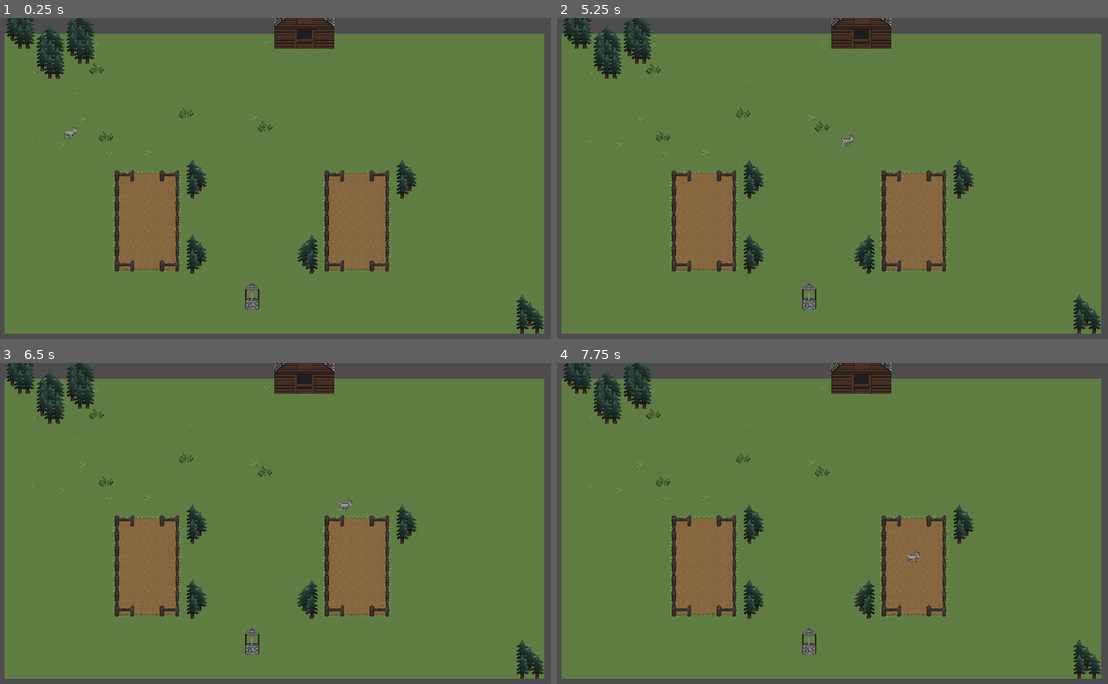
Above: before the commit, frames 1-4 (two rows, left to right).
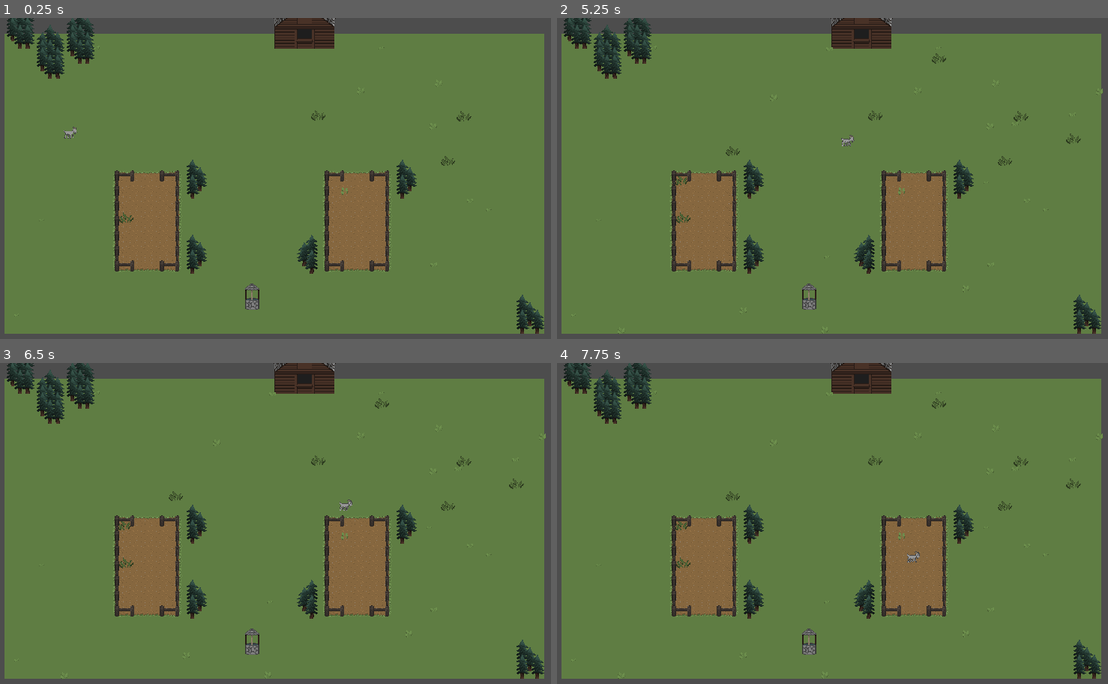
Above: after the commit, the same moments.

Repository: Random7-JF/PirateJam
Game: Godot game, scene res://scenes/world/world.tscn
Same seed, same stepped clock (60 frames per second), same inputs: the game is played once before the commit and once after it.
Inputs:
- Up to frame 1 (0.25 s): no input
- Up to frame 2 (5.25 s): tap Enter at 1.25, 3.5 s; tap Space at 2, 5 s
- Up to frame 3 (6.5 s): no input
- Up to frame 4 (7.75 s): no input

The runs differ from the first frame. In frame 1, 0.3% of the frame differs, in the area x 2-90%, y 7-93%; in frame 2, 0.5%, in the area x 2-100%, y 7-99%; in frame 3, 0.5%; in frame 4, 0.5%.

Commit message:
Weed spawner work, added timer

Diff:
--- a/harvest-havoc/scenes/weed/weed_spawner.gd
+++ b/harvest-havoc/scenes/weed/weed_spawner.gd
@@ -3,20 +3,24 @@
 @export var max_weeds_to_spawn: int = 5
 @export var weed_scene: PackedScene
 @export var tilemap: TileMap
+@export var timer_start: float = 10.0
+
+@onready var timer: Timer = $Timer
 
 var weed_spawn_range: Vector2i
+const TILE_SIZE: int = 32
 
 func _ready():
 	if not weed_scene:
 		printerr("Missing weed_scene")
 		return
+
 	weed_spawn_range = get_spawn_range()
 	spawn_weeds(weed_spawn_range)
 
 func get_spawn_range() -> Vector2i:
 	var rect = tilemap.get_used_rect()
-	var tile_size = tilemap.get_rendering_quadrant_size()
-	return Vector2(rect.end.x * tile_size, rect.end.y * tile_size)
+	return Vector2i(rect.end.x * TILE_SIZE, rect.end.y * TILE_SIZE)
 
 func get_spawn_location(spawn_range: Vector2i) -> Vector2i:
 	return Vector2i(randi_range(0,spawn_range.x),randi_range(0,spawn_range.y))
@@ -26,3 +30,9 @@
 		var instance = weed_scene.instantiate()
 		instance.global_position = get_spawn_location(spawn_range)
 		add_child(instance)
+
+
+func _on_timer_timeout():
+	spawn_weeds(weed_spawn_range)
+	timer.wait_time = randf_range(0, timer_start)
+	timer.start()
--- a/harvest-havoc/scenes/weed/weed_spawner.tscn
+++ b/harvest-havoc/scenes/weed/weed_spawner.tscn
@@ -4,3 +4,9 @@
 
 [node name="WeedSpawner" type="Node"]
 script = ExtResource("1_1v7qv")
+
+[node name="Timer" type="Timer" parent="."]
+wait_time = 5.0
+autostart = true
+
+[connection signal="timeout" from="Timer" to="." method="_on_timer_timeout"]
--- a/harvest-havoc/scenes/world/world.tscn
+++ b/harvest-havoc/scenes/world/world.tscn
@@ -35,7 +35,6 @@
 layer_3/tile_data = PackedInt32Array()
 
 [node name="Goat" parent="." instance=ExtResource("3_jb4ie")]
-position = Vector2(149, 382)
 position = Vector2(151, 232)
 dest = Vector2(750, 400)
 
